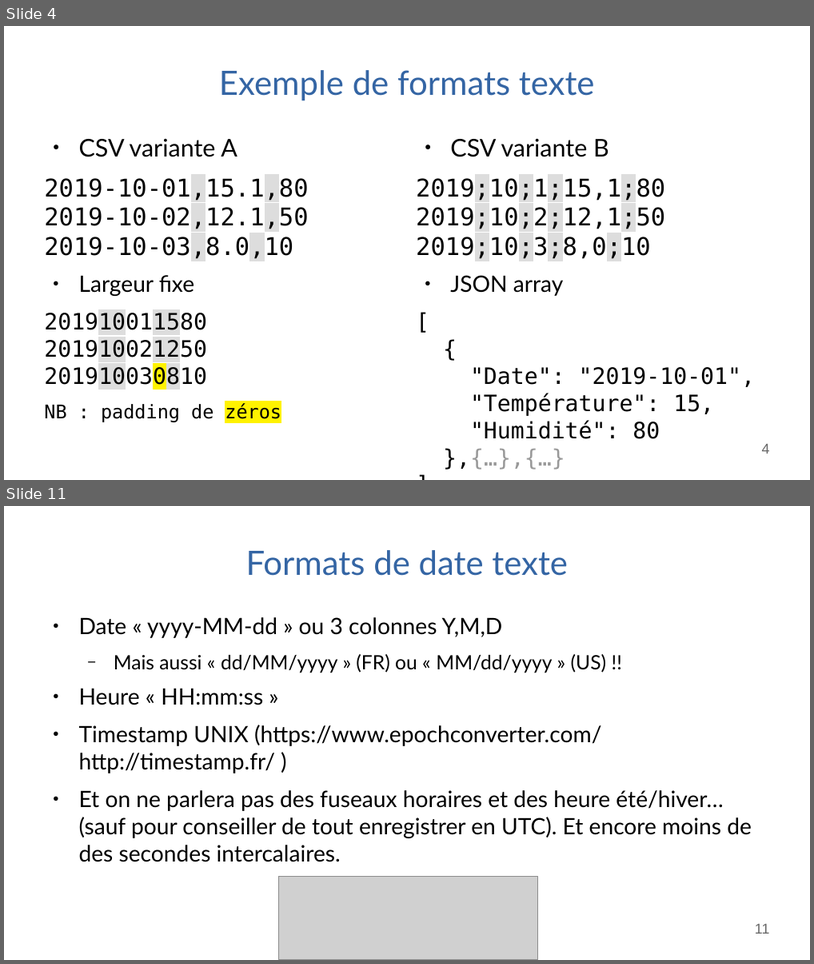
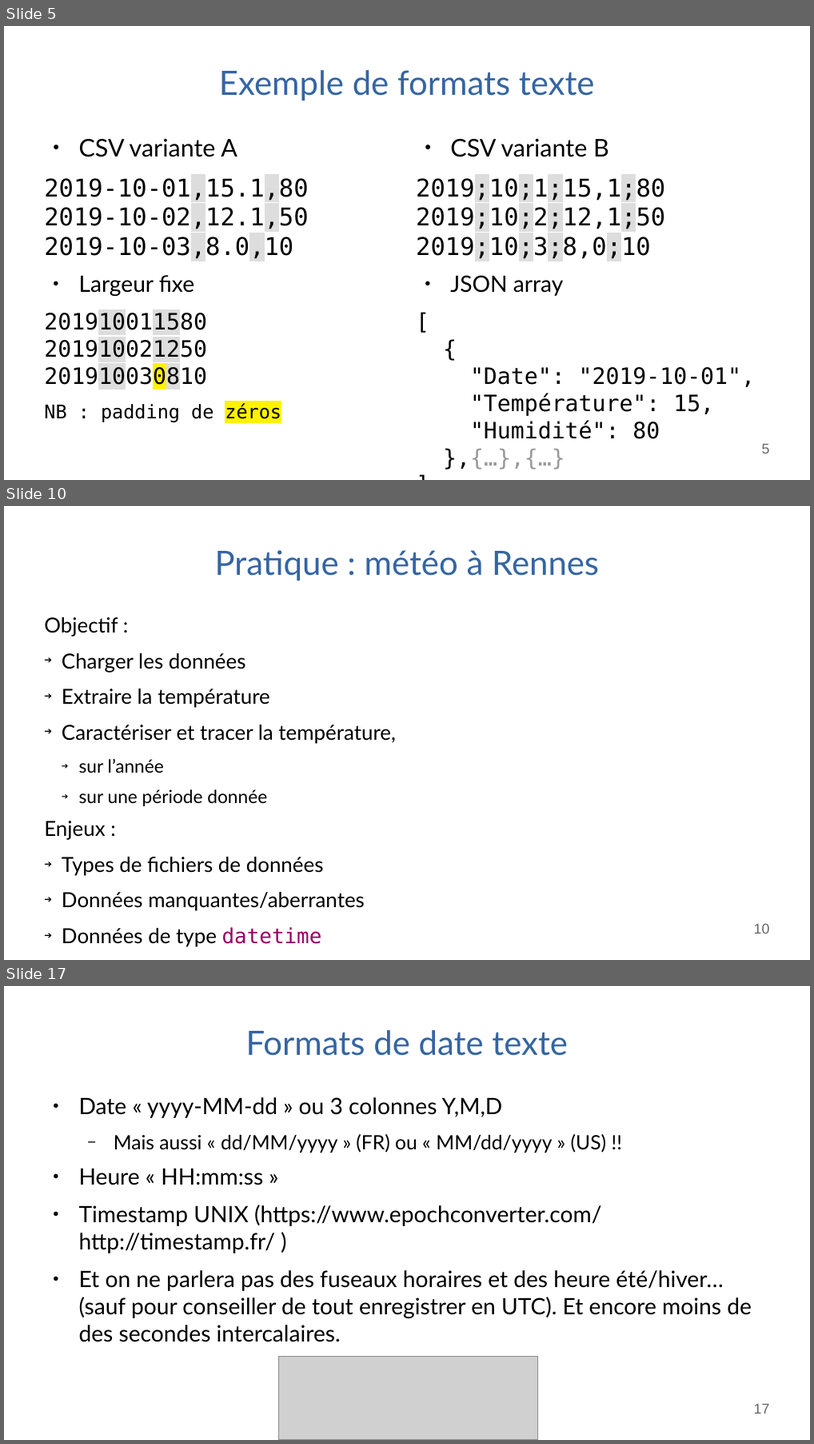
Before and after one commit to pierre-haessig/matlab-data-course, a slide deck: BE Data diapos.odp. Shown one above the other, each under a label of ours: slides 4 and 11 before the commit, slides 5, 10 and 17 after it; the slides between them are not shown. The pictures are 814x964 and 814x1444 pixels, drawn with LibreOffice and Linux fonts; fonts in the diff are those of the drawing; grey boxes stand for pictures. Boxes give left, top, right and bottom in pixels: in the first picture for what was removed or moved away, otherwise in the second. Text is boxed around its words. In the diff, an @@ line names an element or a change of style, - is before the commit and + after.

```diff
--- a/BE Data diapos.odp
+++ b/BE Data diapos.odp
@@ slide 10 added at (4, 506, 810, 960), background #FFFFFF @@
@@ title added at (215, 550, 599, 580), 33 pt, text #3465A4 @@
+Pratique : météo à Rennes
@@ text added at (44, 617, 396, 947), 20.4 pt, text #000000 @@
+Objectif :
+➔ Charger les données
+➔ Extraire la température
+➔ Caractériser et tracer la température,
+  ➔ sur l’année
+  ➔ sur une période donnée
+Enjeux :
+➔ Types de fichiers de données
+➔ Données manquantes/aberrantes
+➔ Données de type datetime
@@ page number added at (754, 923, 770, 933), 14 pt, text #666666 @@
+10
@@ what was slide 4 is now slide 5 @@
@@ page number at (762, 444, 770, 453): text changed @@
-4
+5
@@ what was slide 11 is now slide 17 @@
@@ page number at (754, 1404, 770, 1413): text changed @@
-11
+17
```
Also in this commit, not shown: 7 slides changed, 9 other slides added, 6 slides removed, 5 other files.
